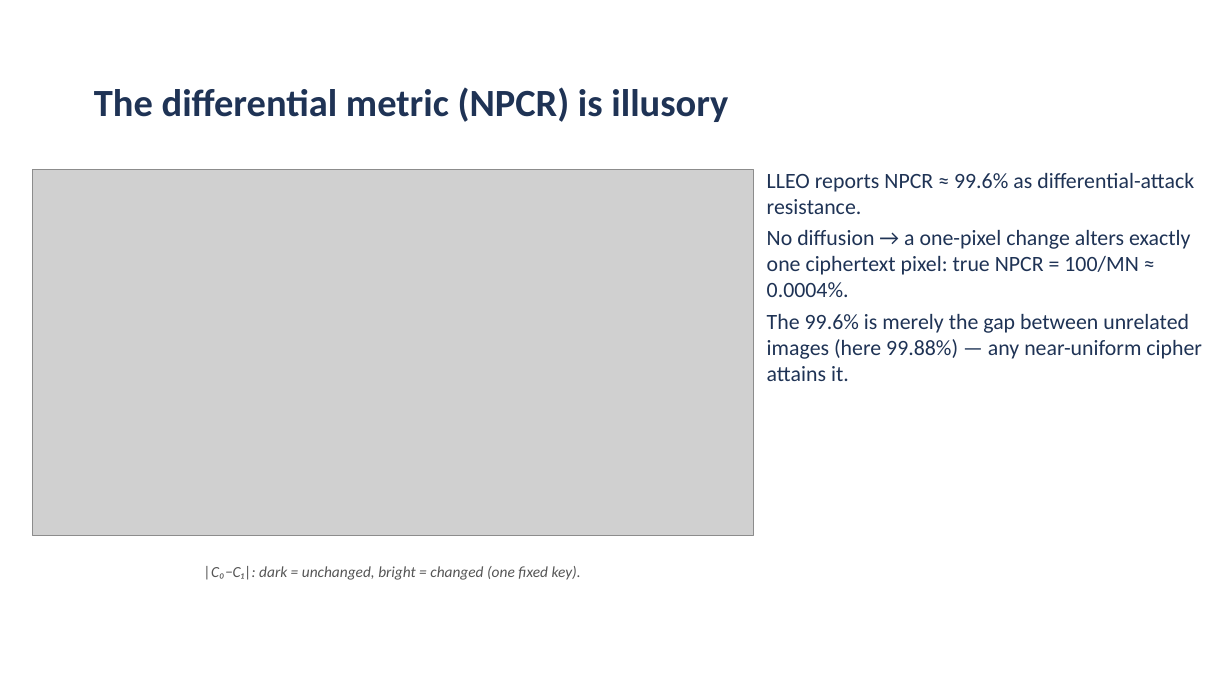
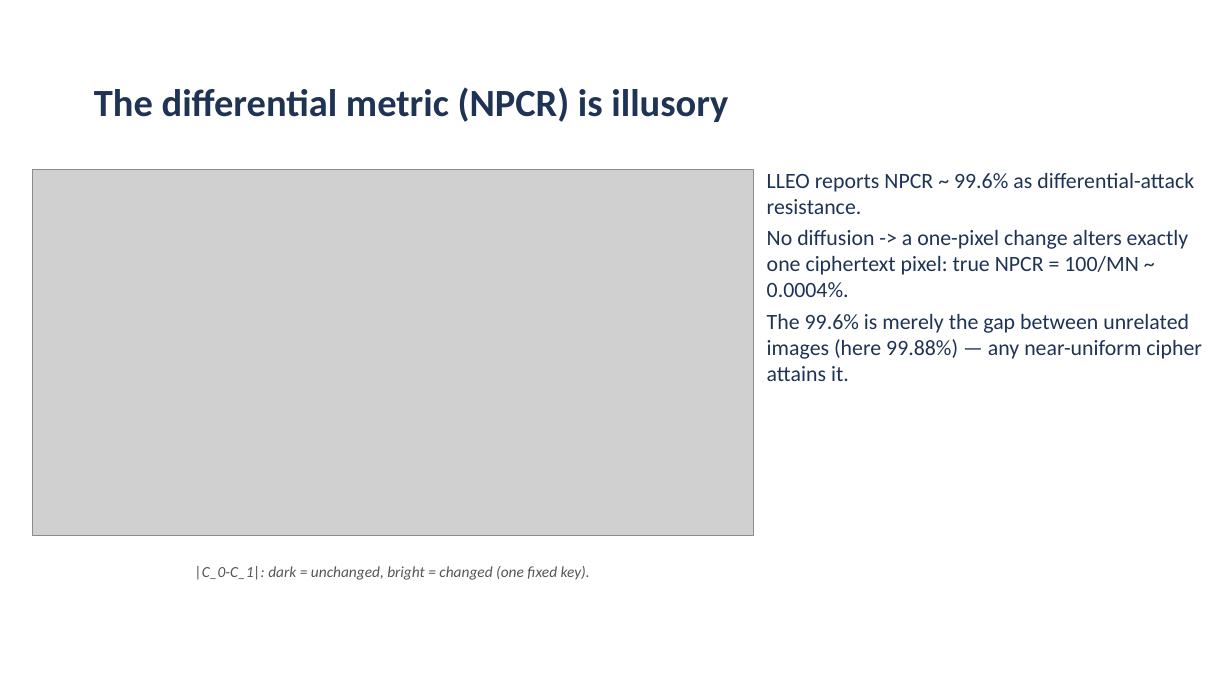
Before and after one commit to aiparallel0/chaoscrypt, a slide deck: slide 9 of papers/paper1-chaos-cpa/presentation.pptx. Drawn at 1232x693 pixels with LibreOffice and Linux fonts; fonts in the diff are those of the drawing; grey boxes stand for pictures; background and template pictures are left out. Boxes give left, top, right and bottom in pixels: in the first picture for what was removed or moved away, otherwise in the second. Text is boxed around its words. In the diff, an @@ line names an element or a change of style, - is before the commit and + after.

```diff
--- a/papers/paper1-chaos-cpa/presentation.pptx
+++ b/papers/paper1-chaos-cpa/presentation.pptx
@@ text at bbox=[767, 173, 1194, 297]: text changed @@
-LLEO reports NPCR ≈ 99.6% as differential-attack resistance.
-No diffusion → a one-pixel change alters exactly one ciphertext pixel: true NPCR = 100/MN ≈ 0.0004%.
+LLEO reports NPCR ~ 99.6% as differential-attack resistance.
+No diffusion -> a one-pixel change alters exactly one ciphertext pixel: true NPCR = 100/MN ~ 0.0004%.
@@ text at bbox=[195, 566, 590, 580]: text changed @@
-|C₀−C₁|: dark = unchanged, bright = changed (one fixed key).
+|C_0-C_1|: dark = unchanged, bright = changed (one fixed key).
```
Also in this commit, not shown: 9 other slides changed, 2 slides added, 2 slides removed, 2 other files.
